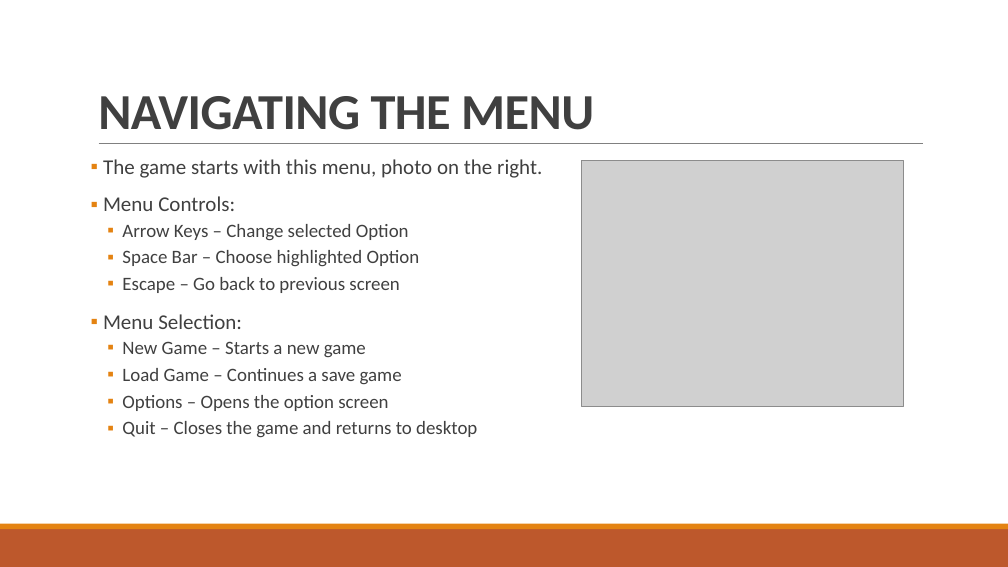
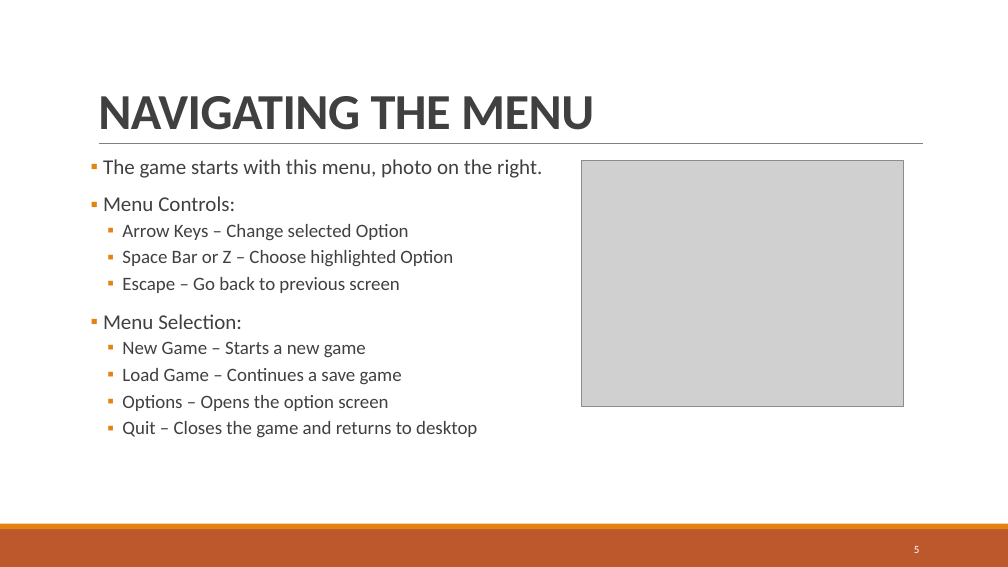
Before and after one commit to nevh122/Devwahrphobia, a slide deck: slide 5 of Documents/DEVWAHRPHOBIA-PlAYBOOK.pptx (slide 6 before the commit). Drawn at 1008x567 pixels with LibreOffice and Linux fonts; fonts in the diff are those of the drawing; grey boxes stand for pictures. Boxes give left, top, right and bottom in pixels: in the first picture for what was removed or moved away, otherwise in the second. Text is boxed around its words. In the diff, an @@ line names an element or a change of style, - is before the commit and + after.

```diff
--- a/Documents/DEVWAHRPHOBIA-PlAYBOOK.pptx
+++ b/Documents/DEVWAHRPHOBIA-PlAYBOOK.pptx
@@ text at (122, 250, 453, 267): text changed @@
-  ▪ Space Bar – Choose highlighted Option
+  ▪ Space Bar or Z – Choose highlighted Option
@@ page number added at (914, 546, 920, 553), 10.5 pt, text #FFFFFF @@
+5
```
Also in this commit, not shown: 6 other slides changed, 2 slides added, 1 slide removed.
